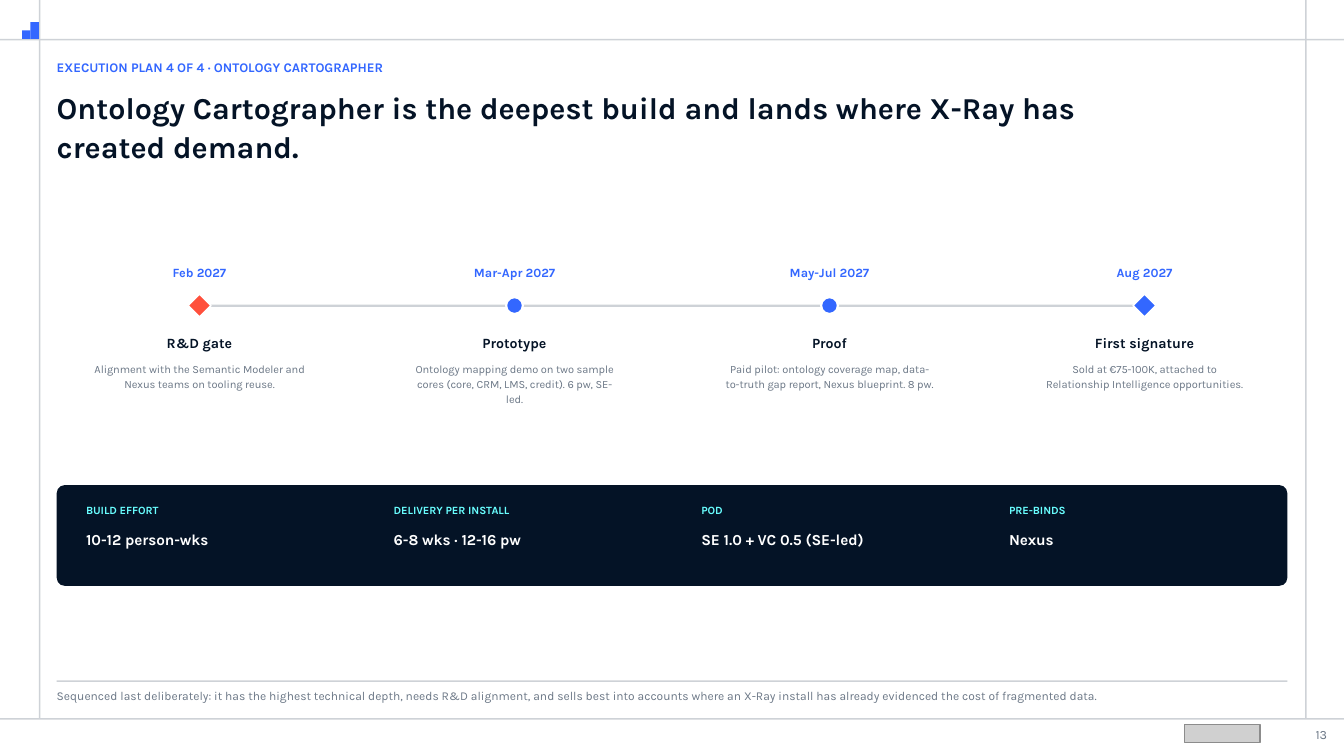
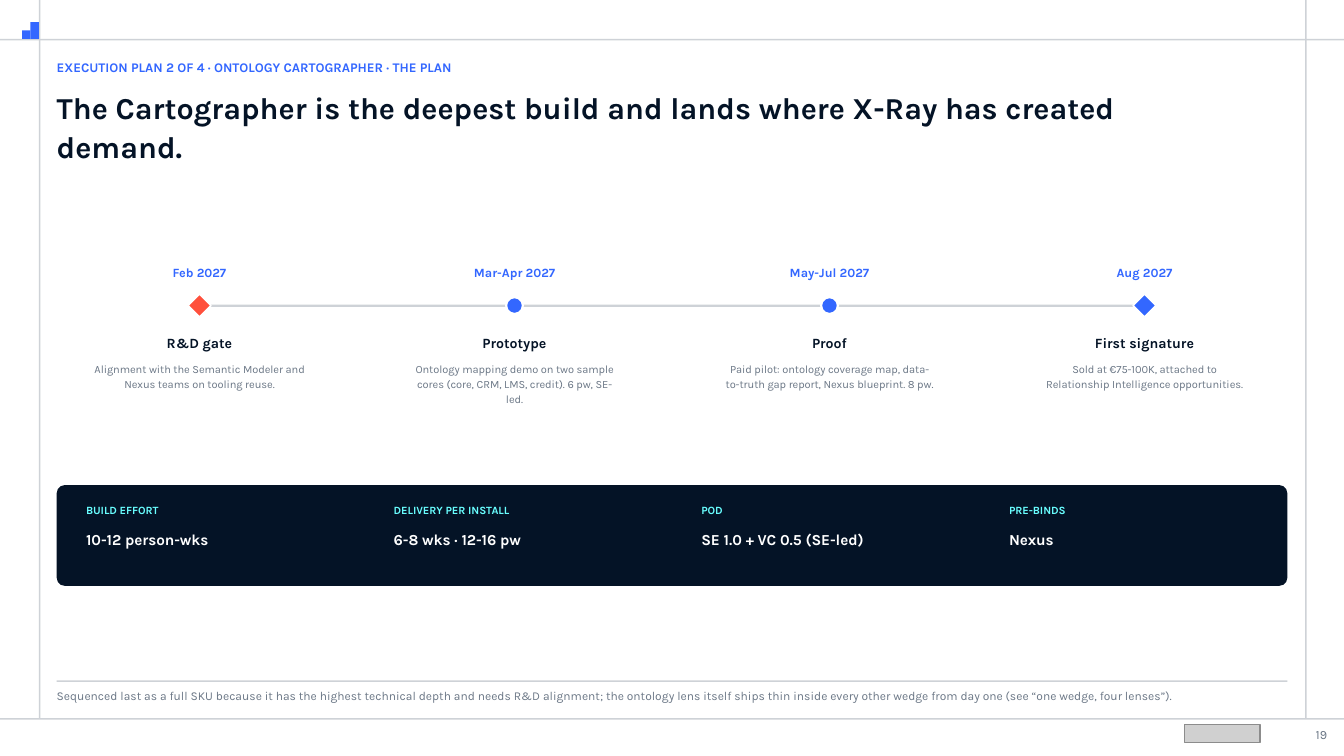
Before and after one commit to shyammohan160489-sys/value-consulting-agents, a slide deck: slide 19 of Engagement/Internal/product-factory/Product_Factory_Execution_Plan_Exhibit.pptx (slide 13 before the commit). Drawn at 1344x756 pixels with LibreOffice and Linux fonts; fonts in the diff are those of the drawing; grey boxes stand for pictures. Boxes give left, top, right and bottom in pixels: in the first picture for what was removed or moved away, otherwise in the second. Text is boxed around its words. In the diff, an @@ line names an element or a change of style, - is before the commit and + after.

```diff
--- a/Engagement/Internal/product-factory/Product_Factory_Execution_Plan_Exhibit.pptx
+++ b/Engagement/Internal/product-factory/Product_Factory_Execution_Plan_Exhibit.pptx
@@ text at [57,63,452,72]: text changed @@
-EXECUTION PLAN 4 OF 4 · ONTOLOGY CARTOGRAPHER
+EXECUTION PLAN 2 OF 4 · ONTOLOGY CARTOGRAPHER · THE PLAN
@@ text at [57,97,1114,159]: text changed @@
-Ontology Cartographer is the deepest build and lands where X-Ray has created demand.
+The Cartographer is the deepest build and lands where X-Ray has created demand.
@@ text at [57,691,1172,703]: text changed @@
-Sequenced last deliberately: it has the highest technical depth, needs R&D alignment, and sells best into accounts where an X-Ray install has already evidenced the cost of fragmented data.
+Sequenced last as a full SKU because it has the highest technical depth and needs R&D alignment; the ontology lens itself ships thin inside every other wedge from day one (see “one wedge, four lenses”).
@@ page number at [1316,731,1327,739]: text changed @@
-13
+19
```
Also in this commit, not shown: 18 other slides changed, 22 slides added, 1 slide removed, 2 other files.
